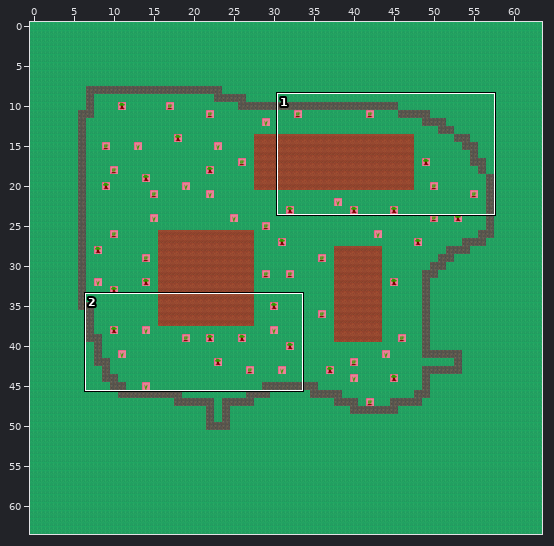
An edit to a level. Tiled map, assets/tiled/mapFarm2.tmx. Above, an overview of the earlier version with the close-up marked.
Close-up. Earlier state:
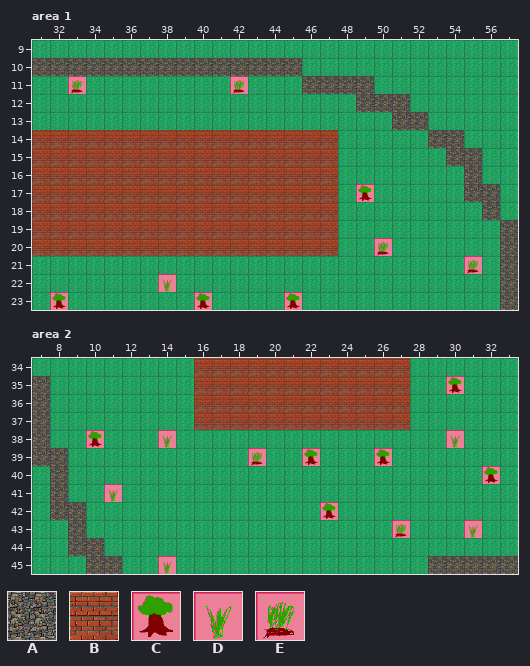
Cells are 64x64 px. Shown: area 1 x 31..57, y 9..23; area 2 x 7..33, y 34..45. The commit also changed other parts of the map, which this record leaves out.
Key: from "tileset": A 8, B 9, C 10, D 18, E 26.
_ is an empty cell.
Layers that did not change in this view are not listed.
Layer "walls" before, area 1, first column x 31:
 9 ___________________________
10 AAAAAAAAAAAAAAA____________
11 __E________E___AAAA________
12 __________________AAA______
13 ____________________AA_____
14 BBBBBBBBBBBBBBBBB_____AA___
15 BBBBBBBBBBBBBBBBB______AA__
16 BBBBBBBBBBBBBBBBB_______A__
17 BBBBBBBBBBBBBBBBB_C_____AA_
18 BBBBBBBBBBBBBBBBB________A_
19 BBBBBBBBBBBBBBBBB_________A
20 BBBBBBBBBBBBBBBBB__E______A
21 ________________________E_A
22 _______D__________________A
23 _C_______C____C___________A
Layer "walls" before, area 2, first column x 7:
34 _________BBBBBBBBBBBB______
35 A________BBBBBBBBBBBB__C___
36 A________BBBBBBBBBBBB______
37 A________BBBBBBBBBBBB______
38 A__C___D_______________D___
39 AA__________E__C___C_______
40 _A_______________________C_
41 _A__D______________________
42 _AA_____________C__________
43 __A_________________E___D__
44 __AA_______________________
45 ___AA__D______________AAAAA
New version:
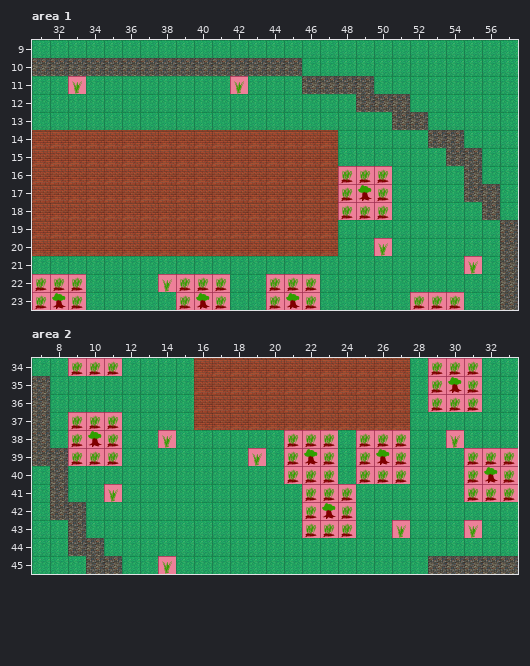
Difference:
Layer "walls", area 1:
y 11: x 33 E -> D; x 42 E -> D
y 16: x 48..50 ___ -> EEE
y 17: x 48 _ -> E; x 50 _ -> E
y 18: x 48..50 ___ -> EEE
y 20: x 50 E -> D
y 21: x 55 E -> D
y 22: x 31..33 ___ -> EEE; x 39..41 ___ -> EEE; x 44..46 ___ -> EEE
y 23: x 31 _ -> E; x 33 _ -> E; x 39 _ -> E; x 41 _ -> E; x 44 _ -> E; x 46 _ -> E; x 52..54 ___ -> EEE
Layer "walls", area 2:
y 34: x 9..11 ___ -> EEE; x 29..31 ___ -> EEE
y 35: x 29 _ -> E; x 31 _ -> E
y 36: x 29..31 ___ -> EEE
y 37: x 9..11 ___ -> EEE
y 38: x 9 _ -> E; x 11 _ -> E; x 21..23 ___ -> EEE; x 25..27 ___ -> EEE
y 39: x 9..11 ___ -> EEE; x 19 E -> D; x 21 _ -> E; x 23 _ -> E; x 25 _ -> E; x 27 _ -> E; x 31..33 ___ -> EEE
y 40: x 21..23 ___ -> EEE; x 25..27 ___ -> EEE; x 31 _ -> E; x 33 _ -> E
y 41: x 22..24 ___ -> EEE; x 31..33 ___ -> EEE
y 42: x 22 _ -> E; x 24 _ -> E
y 43: x 22..24 ___ -> EEE; x 27 E -> D
